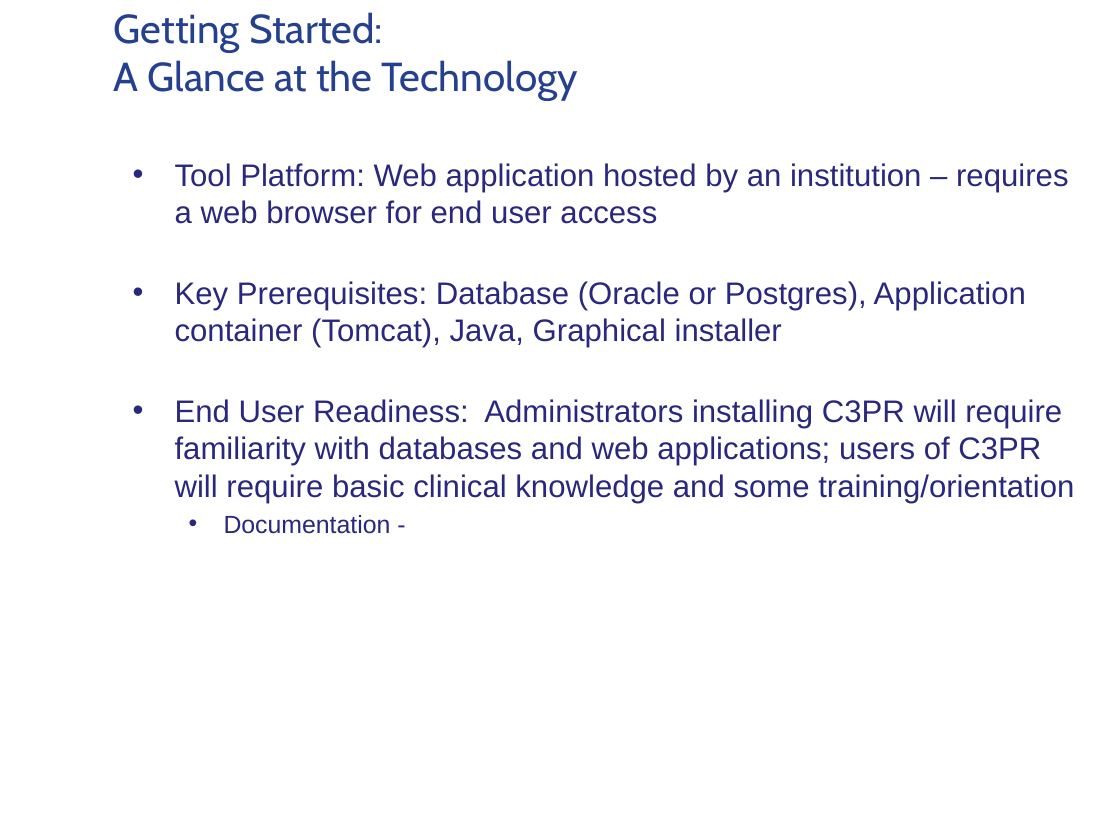
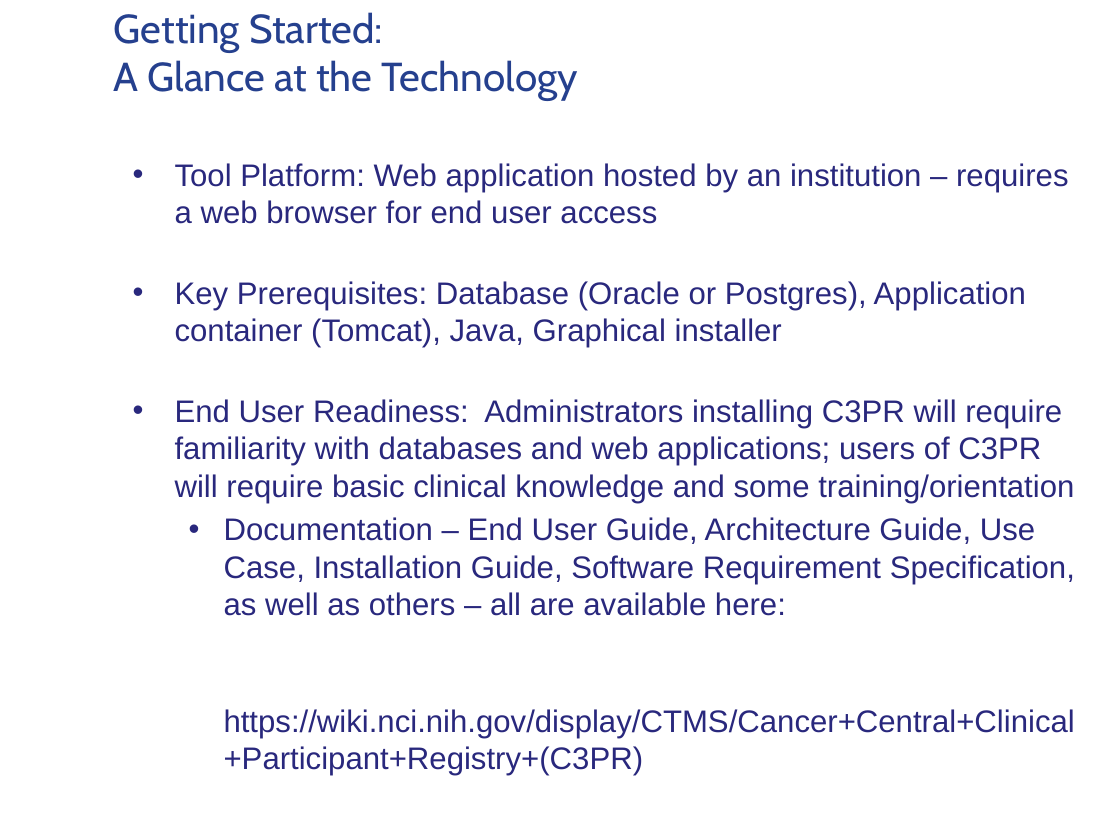
Before and after one commit to NCIP/c3pr-docs, a slide deck: slide 13 of documentation/presentations/20091210_c3pr_city_of_hope_demo/caBIG_C3PR Demo_Slides_CityofHope_wsw.pptx (slide 11 before the commit). Drawn at 1120x840 pixels with LibreOffice and Linux fonts; fonts in the diff are those of the drawing; background and template pictures are left out. Boxes give left, top, right and bottom in pixels: in the first picture for what was removed or moved away, otherwise in the second. Text is boxed around its words. In the diff, an @@ line names an element or a change of style, - is before the commit and + after.

```diff
--- a/documentation/presentations/20091210_c3pr_city_of_hope_demo/caBIG_C3PR Demo_Slides_CityofHope_wsw.pptx
+++ b/documentation/presentations/20091210_c3pr_city_of_hope_demo/caBIG_C3PR Demo_Slides_CityofHope_wsw.pptx
@@ text at <box>224,517,1075,776</box>: text changed; size 16 to 20 pt @@
-  • Documentation -
+  • Documentation – End User Guide, Architecture Guide, Use Case, Installation Guide, Software Requirement Specification, as well as others – all are available here:
+  https://wiki.nci.nih.gov/display/CTMS/Cancer+Central+Clinical+Participant+Registry+(C3PR)
```
Also in this commit, not shown: 1 other slide changed, 2 slides added.
